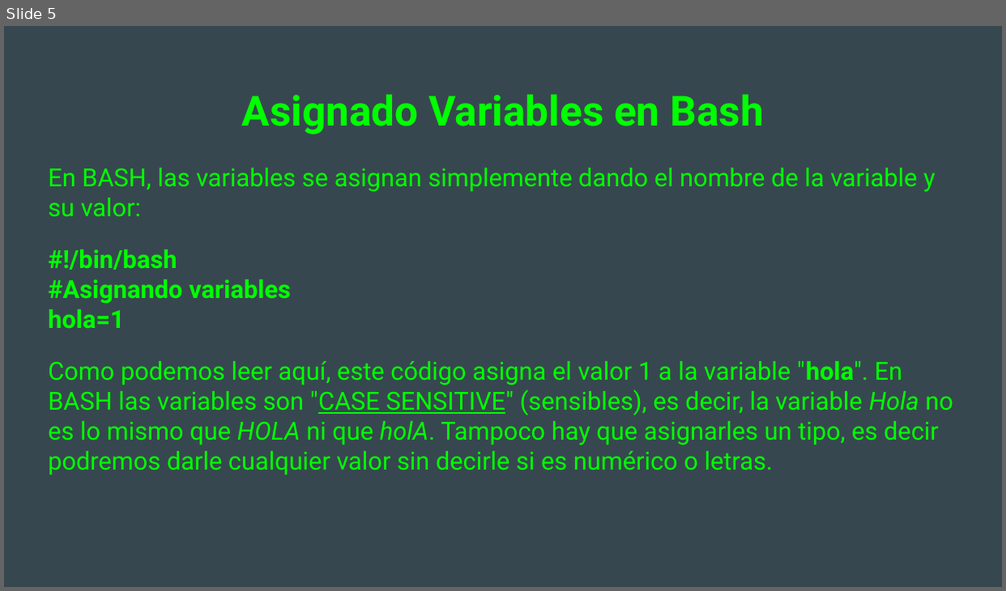
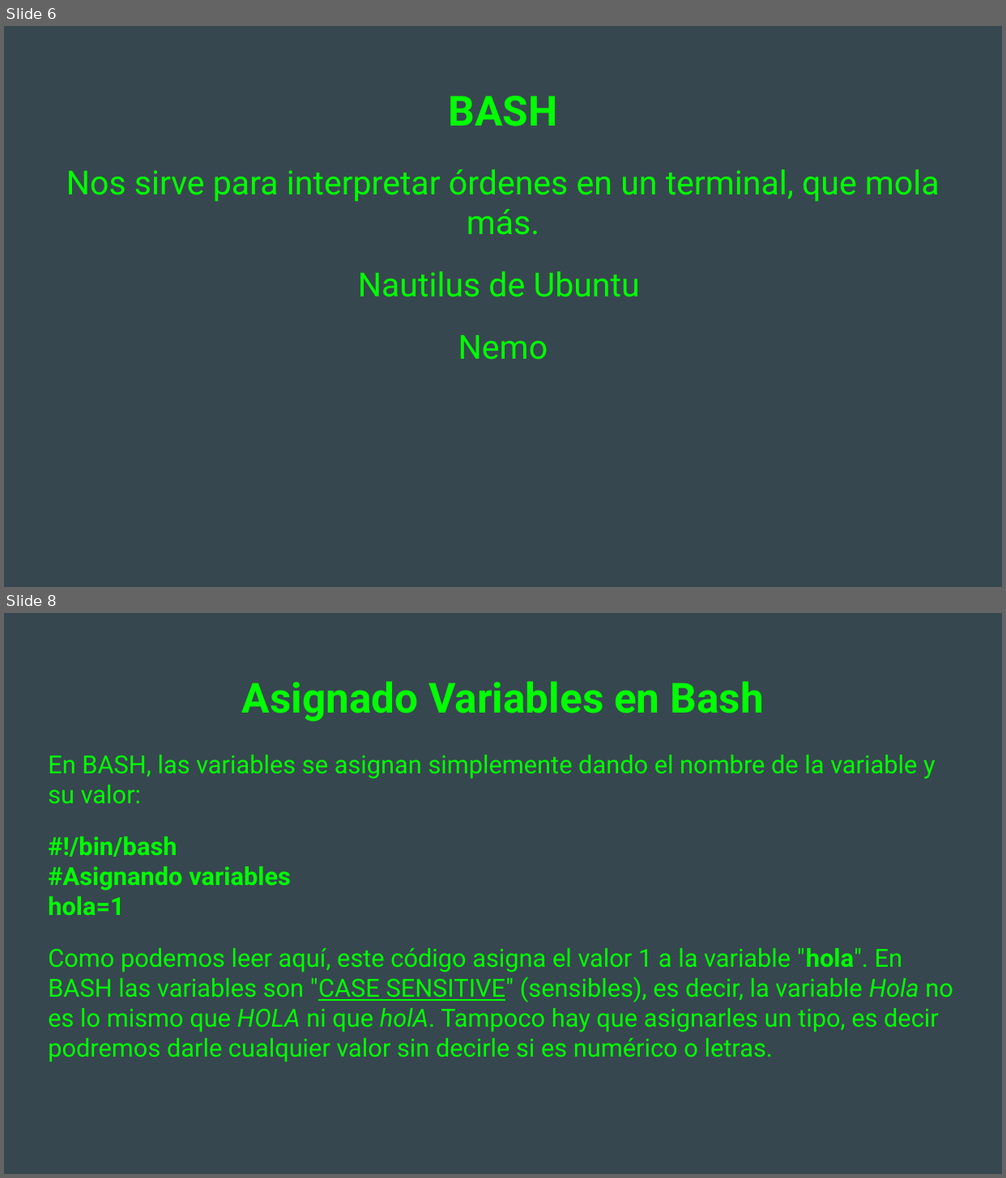
Before and after one commit to Makova/Intro_Bash, a slide deck: TRANSPARENCIAS/Introducción a BASH Linux.odp. Shown one above the other, each under a label of ours: slide 5 before the commit, slides 6 and 8 after it; the slides between them are not shown. The pictures are 1006x591 and 1006x1178 pixels, drawn with LibreOffice and Linux fonts; fonts in the diff are those of the drawing. Boxes give left, top, right and bottom in pixels: in the first picture for what was removed or moved away, otherwise in the second. Text is boxed around its words. In the diff, an @@ line names an element or a change of style, - is before the commit and + after.

```diff
--- a/TRANSPARENCIAS/Introducción a BASH Linux.odp
+++ b/TRANSPARENCIAS/Introducción a BASH Linux.odp
@@ slide 6 added at (4,26,1002,587), background #37474F @@
@@ title added at (448,96,557,126), 30 pt, text #00FF00, bold @@
+BASH
@@ text added at (66,169,940,360), 24 pt, text #00FF00 @@
+Nos sirve para interpretar órdenes en un terminal, que mola más.
+Nautilus de Ubuntu
+Nemo
@@ what was slide 5 is now slide 8 @@
```
Also in this commit, not shown: 3 slides changed, 4 other slides added, 1 slide removed, 1 other file.
